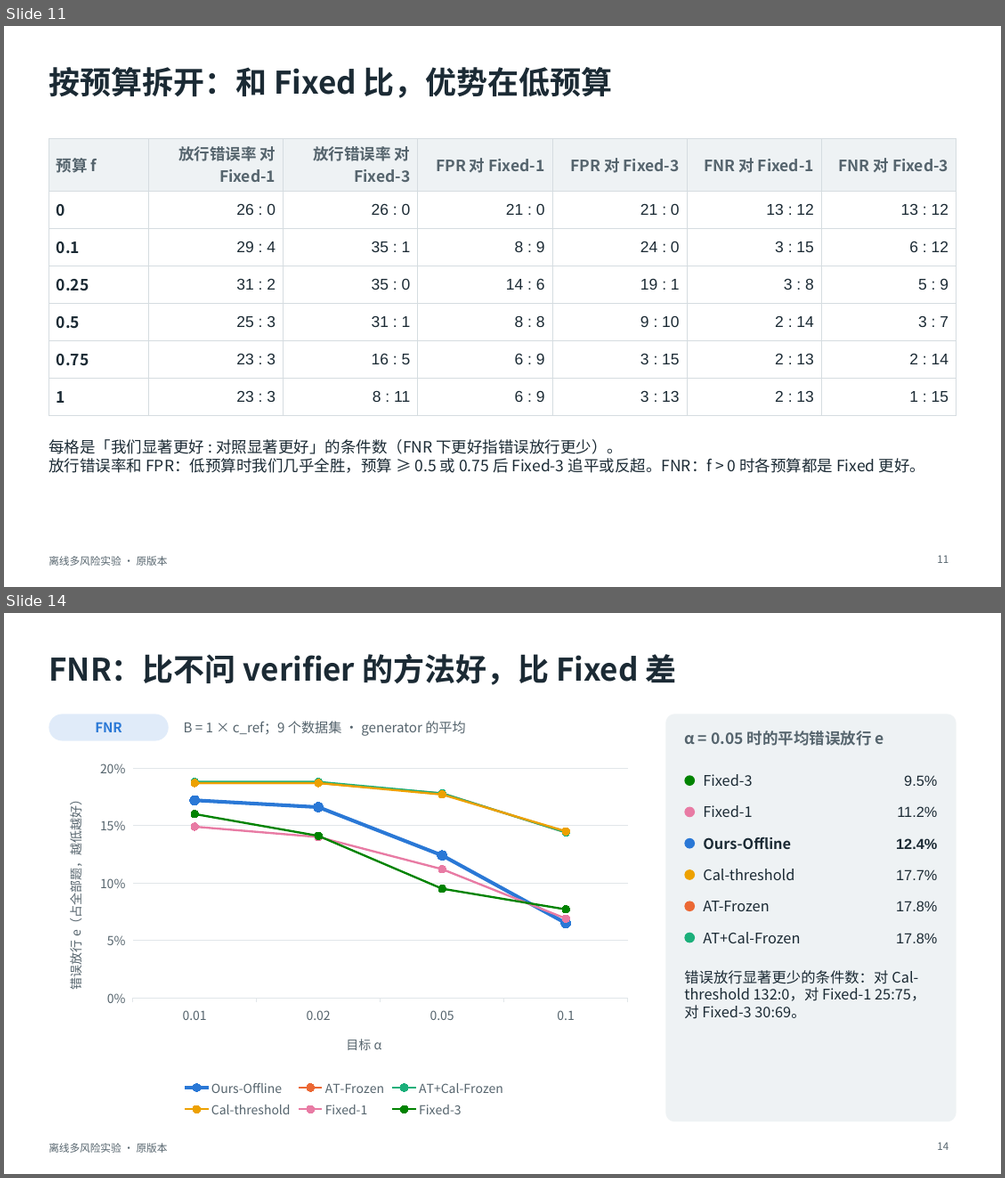
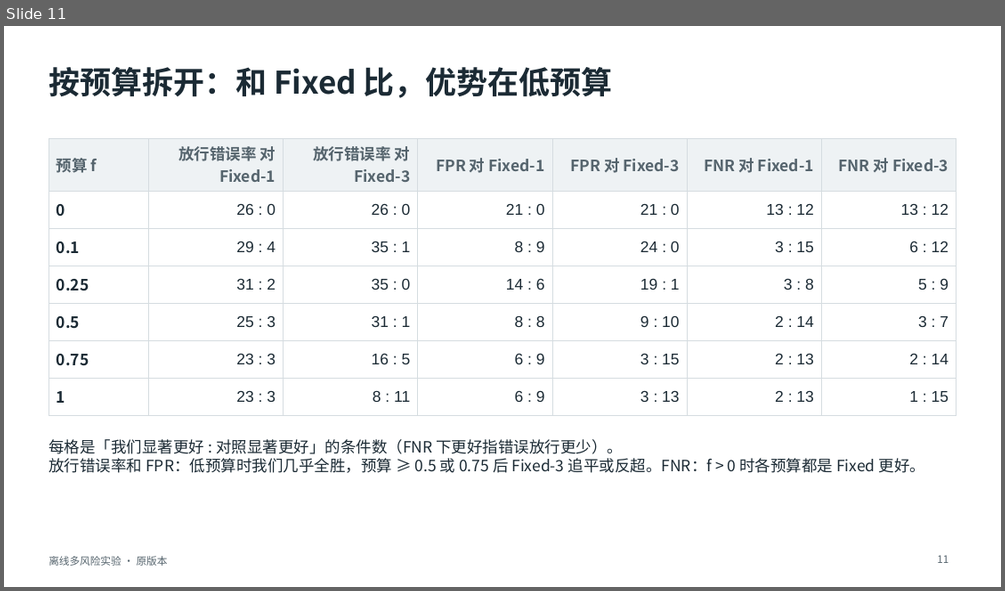
Before and after one commit to toz015/verification_generation_experiment, a slide deck: reports/offline_multirisk_20261116_calibrated/deck/离线多风险实验_原版本.pptx. Shown one above the other, each under a label of ours: slides 11 and 14 before the commit, slide 11 after it; the slides between them are not shown. The pictures are 1005x1178 and 1005x591 pixels, drawn with LibreOffice and Linux fonts; fonts in the diff are those of the drawing. Boxes give left, top, right and bottom in pixels: in the first picture for what was removed or moved away, otherwise in the second. Text is boxed around its words. In the diff, an @@ line names an element or a change of style, - is before the commit and + after.

```diff
--- a/reports/offline_multirisk_20261116_calibrated/deck/离线多风险实验_原版本.pptx
+++ b/reports/offline_multirisk_20261116_calibrated/deck/离线多风险实验_原版本.pptx
@@ slide 14 removed at (4,613,1001,1174), background #FFFFFF; not listed: 1 template element that a slide beside it also shows @@
@@ title removed at (48,654,677,685) @@
-FNR：比不问 verifier 的方法好，比 Fixed 差
@@ rounded rectangle removed at (48,714,169,741) @@
@@ rounded rectangle removed at (666,714,956,1121) @@
@@ text removed at (95,722,122,732) @@
-FNR
@@ text removed at (184,721,465,736) @@
-B = 1 × c_ref；9 个数据集 · generator 的平均
@@ text removed at (684,730,884,746) @@
-α = 0.05 时的平均错误放行 e
@@ line chart removed at (48,751,639,1121) @@
-categories: 0.01, 0.02, 0.05, 0.1
-Ours-Offline: 17.2, 16.6, 12.4, 6.5
-AT-Frozen: 18.7, 18.7, 17.8, 14.4
-AT+Cal-Frozen: 18.8, 18.8, 17.8, 14.4
-Cal-threshold: 18.7, 18.7, 17.7, 14.5
-Fixed-1: 14.9, 14, 11.2, 6.9
-Fixed-3: 16, 14.1, 9.5, 7.7
@@ ellipse removed at (685,775,695,786) @@
@@ text removed at (703,774,752,786) @@
-Fixed-3
@@ text removed at (904,775,937,786) @@
-9.5%
@@ ellipse removed at (685,807,695,817) @@
@@ text removed at (703,805,752,817) @@
-Fixed-1
@@ text removed at (897,806,937,817) @@
-11.2%
@@ ellipse removed at (685,838,695,849) @@
@@ text removed at (703,837,791,849) @@
-Ours-Offline
@@ text removed at (896,838,937,849) @@
-12.4%
@@ ellipse removed at (685,869,695,880) @@
@@ text removed at (703,868,794,880) @@
-Cal-threshold
@@ text removed at (896,869,937,880) @@
-17.7%
@@ ellipse removed at (685,900,695,911) @@
@@ text removed at (703,900,769,911) @@
-AT-Frozen
@@ text removed at (896,900,937,911) @@
-17.8%
@@ ellipse removed at (685,933,695,943) @@
@@ text removed at (703,932,800,943) @@
-AT+Cal-Frozen
@@ text removed at (896,933,937,943) @@
-17.8%
@@ text removed at (684,970,925,1019) @@
-错误放行显著更少的条件数：对 Cal-threshold 132:0，对 Fixed-1 25:75，对 Fixed-3 30:69。
@@ page number removed at (937,1142,948,1150) @@
-14
```
Also in this commit, not shown: 9 slides changed, 5 slides added, 2 other slides removed, 4 other files.
